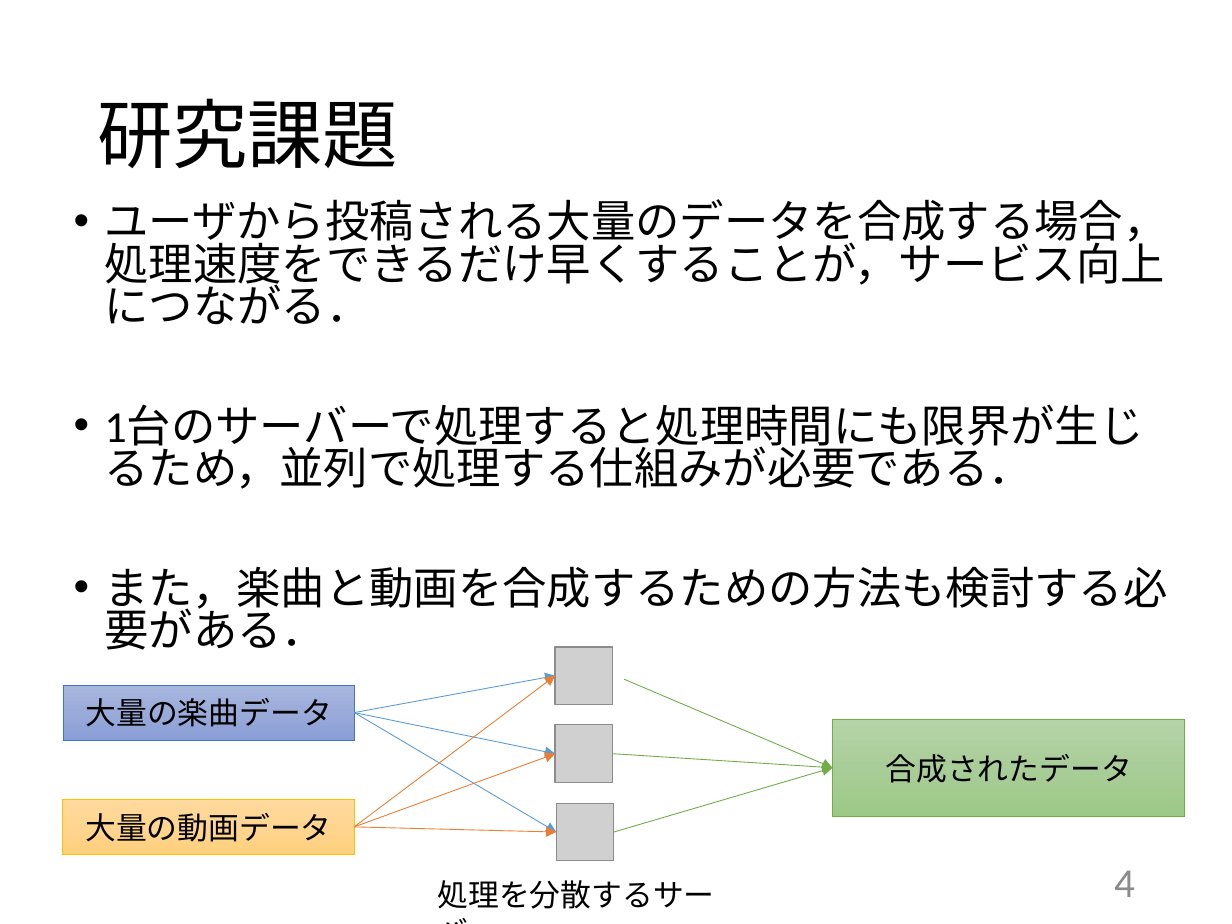
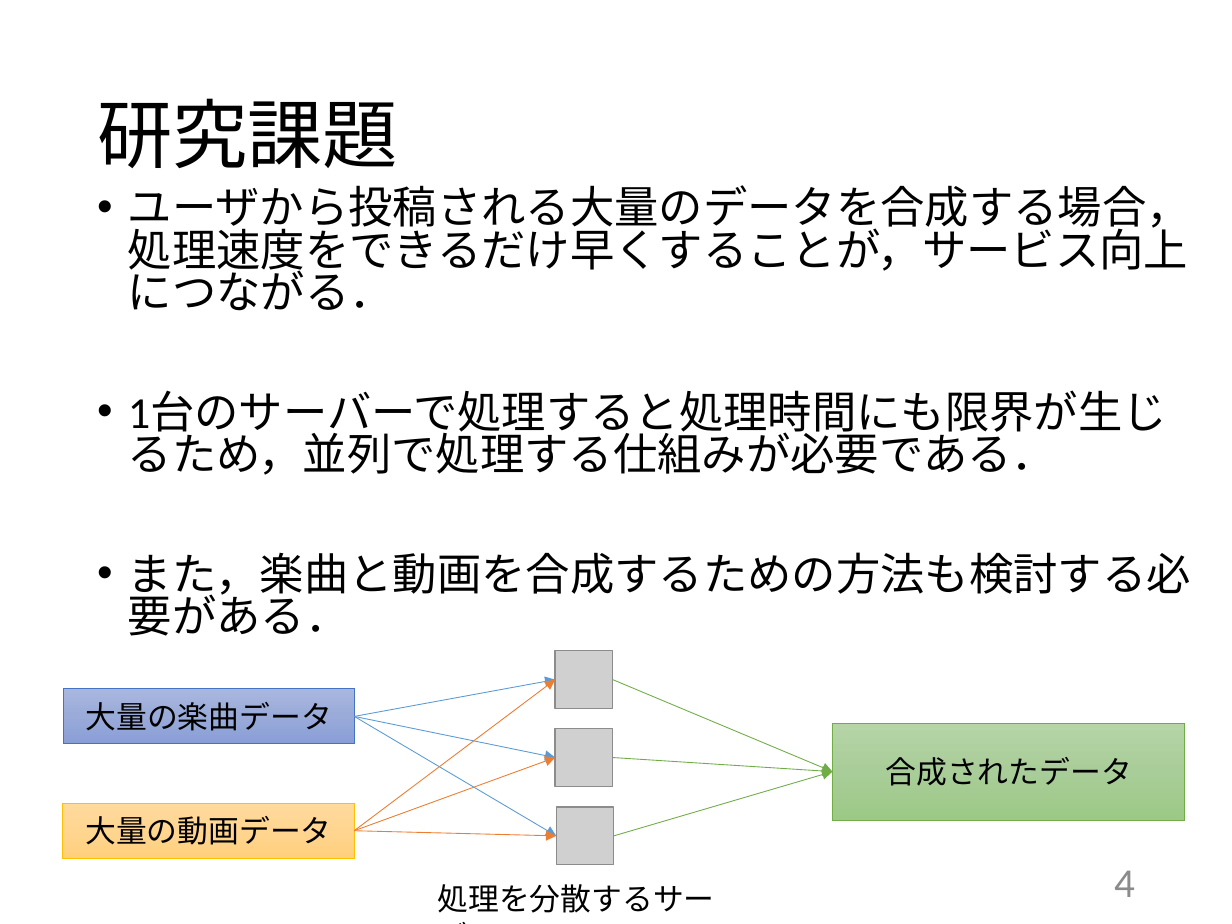
Before and after one commit to kait-takanolab/1821144-yoshii-thesis, a slide deck: slide 4 of 発表用スライド/1821144_yoshii_thesis_ver.pptx. Drawn at 1232x924 pixels with LibreOffice and Linux fonts; fonts in the diff are those of the drawing; grey boxes stand for pictures. Boxes give left, top, right and bottom in pixels: in the first picture for what was removed or moved away, otherwise in the second. Text is boxed around its words. In the diff, an @@ line names an element or a change of style, - is before the commit and + after.

```diff
--- a/発表用スライド/1821144_yoshii_thesis_ver.pptx
+++ b/発表用スライド/1821144_yoshii_thesis_ver.pptx
@@ text "ユーザから投稿される大量のデータを合成する場合，処理速度をできるだけ早くすることが，サービス向上につながる．": place and size @@
-text "ユーザから投稿される大量のデータを合成する場合，処理速度をできるだけ早くすることが，サービス向上につながる．" at <box>104,199,1167,650</box>
+text "ユーザから投稿される大量のデータを合成する場合，処理速度をできるだけ早くすることが，サービス向上につながる．" at <box>128,185,1191,636</box>
@@ 8 arrows, 3 rectangles, 2 pictures, 1 text: place and size @@
-8 arrows, 3 rectangles, 2 pictures, 1 text at <box>63,676,1185,909</box>
+8 arrows, 3 rectangles, 2 pictures, 1 text at <box>63,680,1185,913</box>
@@ arrow moved from (625, 679) - (833, 768) to (612, 680) - (833, 771) @@
```
Also in this commit, not shown: 1 other slide changed, 1 other file.
